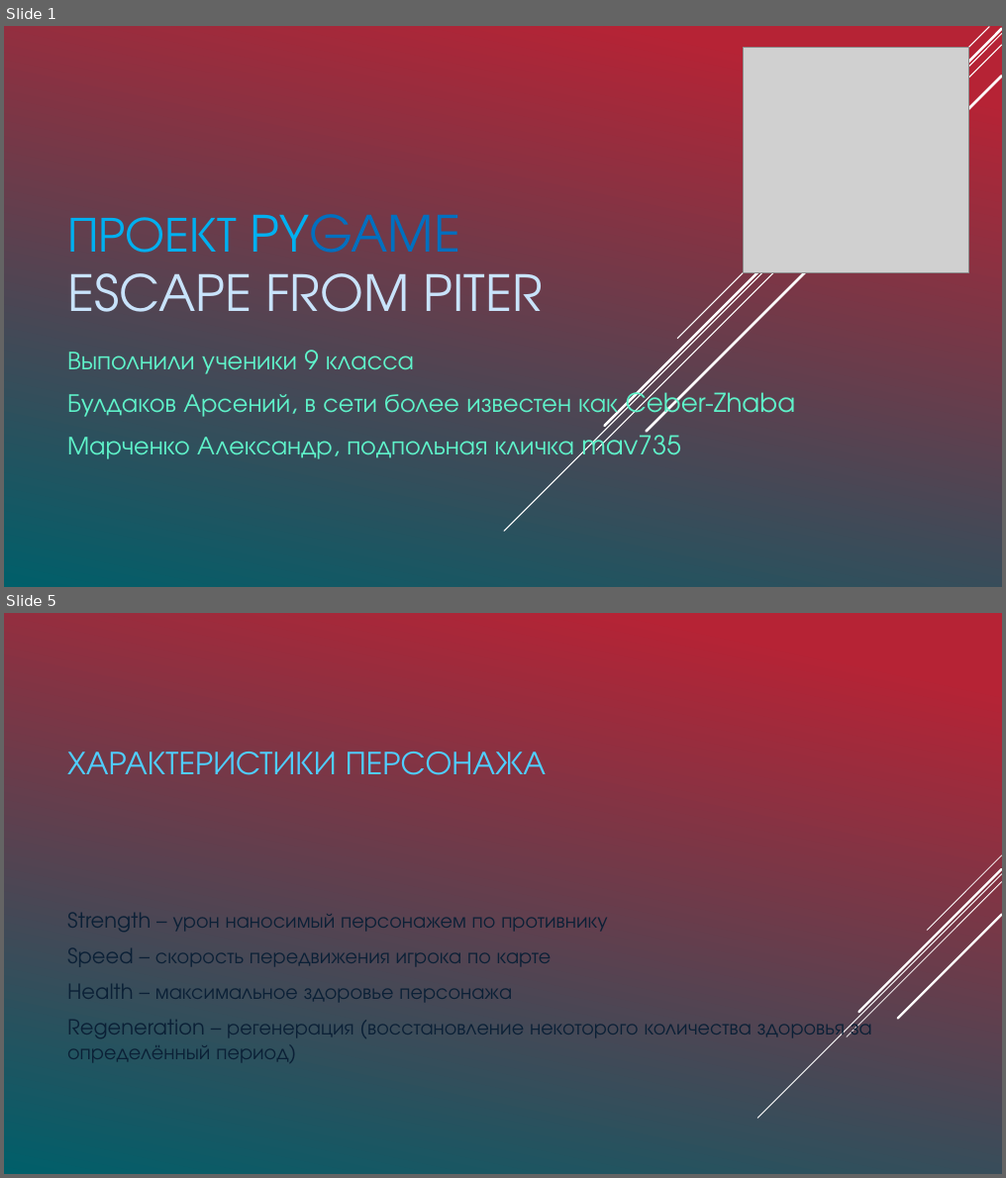
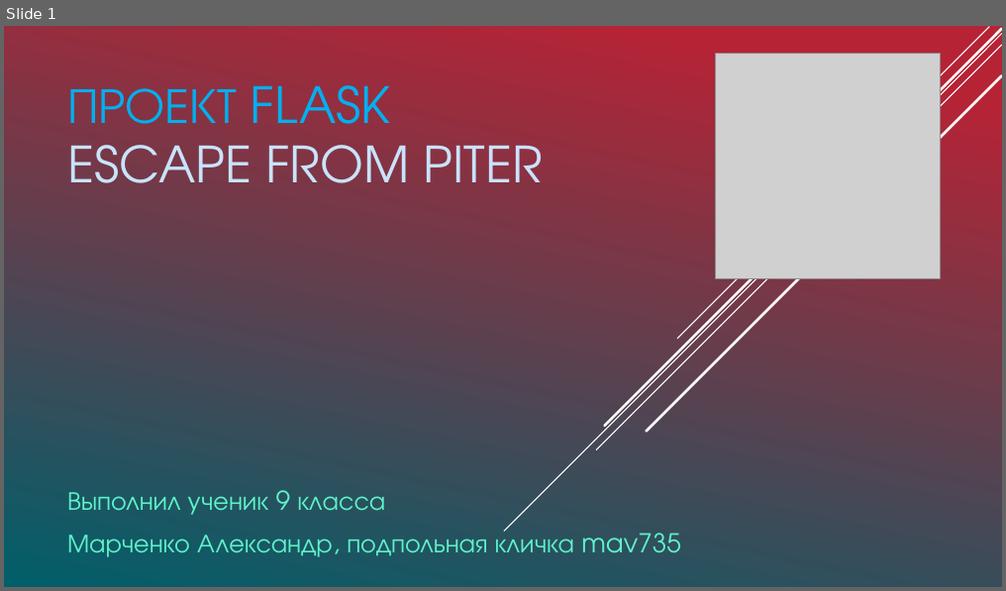
Before and after one commit to mav735/FlaskProject, a slide deck: Проект.pptx. Shown one above the other, each under a label of ours: slides 1 and 5 before the commit, slide 1 after it; the slides between them are not shown. The pictures are 1006x1178 and 1006x591 pixels, drawn with LibreOffice and Linux fonts; fonts in the diff are those of the drawing; grey boxes stand for pictures. Boxes give left, top, right and bottom in pixels: in the first picture for what was removed or moved away, otherwise in the second. Text is boxed around its words. In the diff, an @@ line names an element or a change of style, - is before the commit and + after.

```diff
--- a/Проект.pptx
+++ b/Проект.pptx
@@ slide 5 removed at [4,613,1002,1174], background gradient #B62436 to #00606A @@
@@ title removed at [67,752,546,775] @@
-ХАРАКТЕРИСТИКИ ПЕРСОНАЖА
@@ text removed at [67,912,872,1062] @@
-Strength – урон наносимый персонажем по противнику
-Speed – скорость передвижения игрока по карте
-Health – максимальное здоровье персонажа
-Regeneration – регенерация (восстановление некоторого количества здоровья за определённый период)
@@ group removed at [757,856,1002,1118]: 5 lines @@
@@ slide 1 changed as well @@
@@ picture: place and size @@
-picture at [743,48,968,274]
+picture at [715,54,941,279]
@@ title at [67,85,542,183]: text changed @@
-ПРОЕКТ PYGAME
-ESCAPE FROM PITER
+ПРОЕКТ FLASK
+ESCAPE FROM PITER
@@ subtitle "Выполнил ученик 9 класса": place and size @@
-subtitle "Выполнил ученик 9 класса" at [67,350,796,462]
+subtitle "Выполнил ученик 9 класса" at [67,490,681,558]
@@ subtitle at [67,490,385,515]: text changed @@
-Выполнили ученики 9 класса
-Булдаков Арсений, в сети более известен как Ceber-Zhaba
+Выполнил ученик 9 класса
```
Also in this commit, not shown: 1 other slide changed, 2 slides added, 6 other slides removed.
